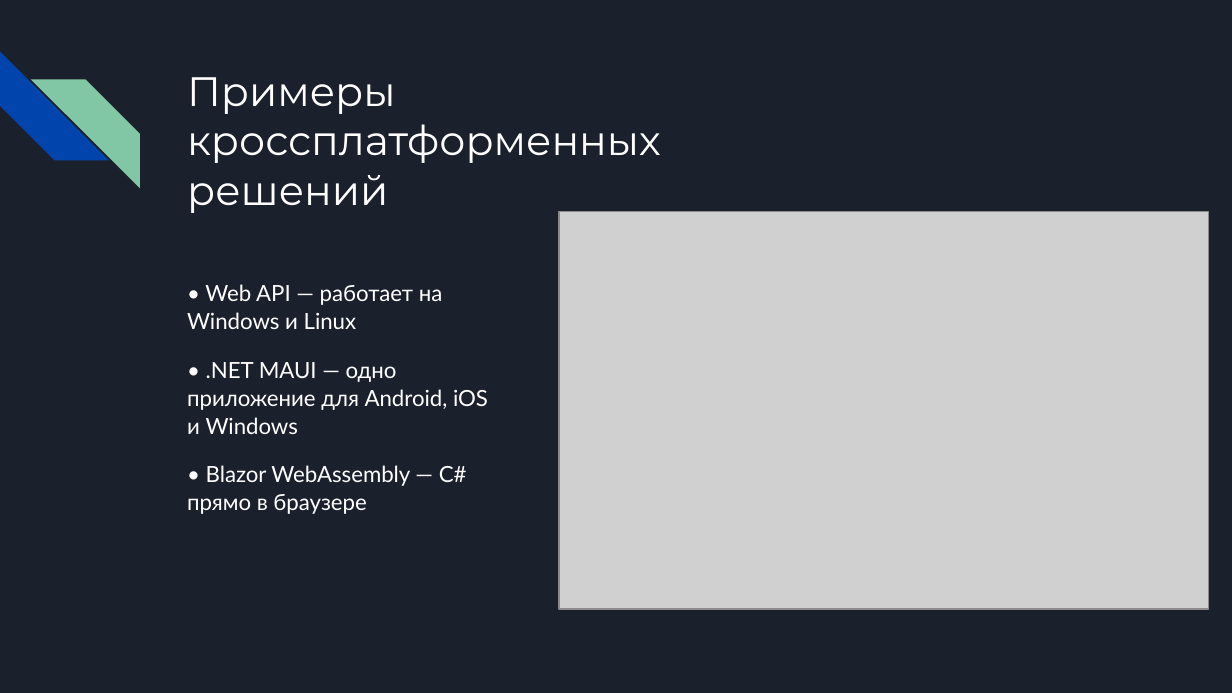
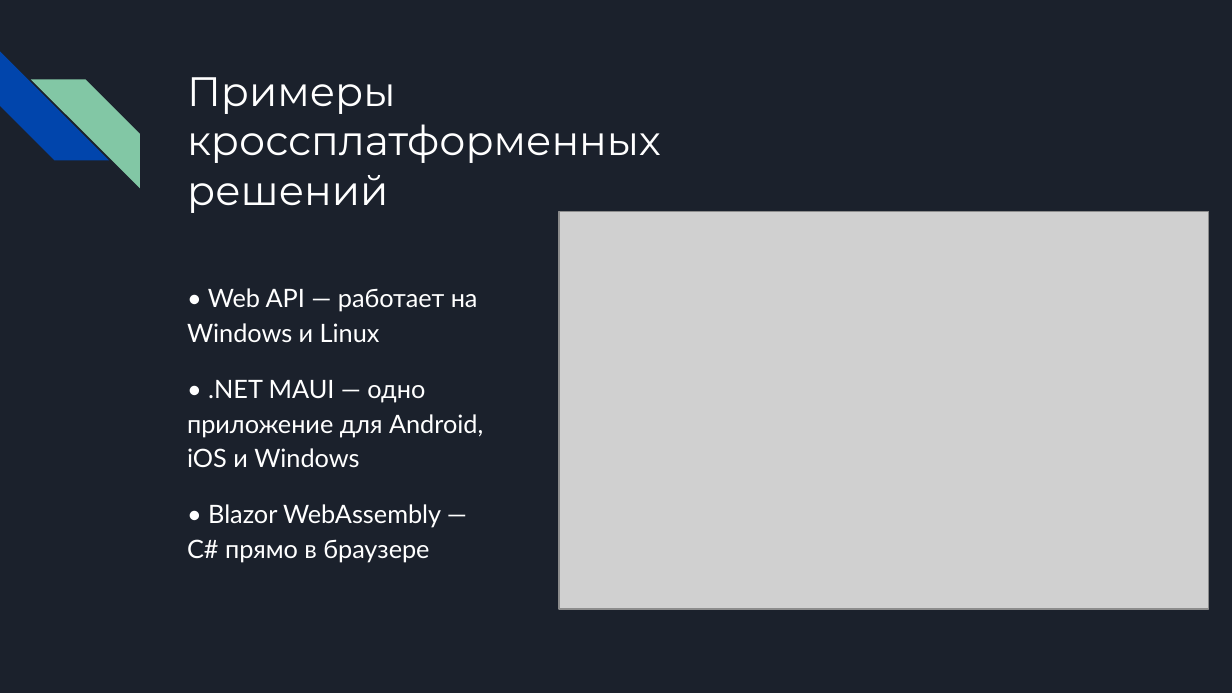
Before and after one commit to AknasMacefg/ITiABD, a slide deck: slide 6 of Курс 3/СТП/ИД23-1_МасловАН_Кроссплатформенность .NET 6+..pptx. Drawn at 1232x693 pixels with LibreOffice and Linux fonts; fonts in the diff are those of the drawing; grey boxes stand for pictures. Boxes give left, top, right and bottom in pixels: in the first picture for what was removed or moved away, otherwise in the second. Text is boxed around its words. In the diff, an @@ line names an element or a change of style, - is before the commit and + after.

```diff
--- a/Курс 3/СТП/ИД23-1_МасловАН_Кроссплатформенность .NET 6+..pptx
+++ b/Курс 3/СТП/ИД23-1_МасловАН_Кроссплатформенность .NET 6+..pptx
@@ text "• Web API — работает ..." at bbox=[187, 288, 483, 562]: size 13 to 14.8 pt; line spacing 1.05 to 1.15 @@
```
Also in this commit, not shown: 2 other slides changed, 3 other files.
